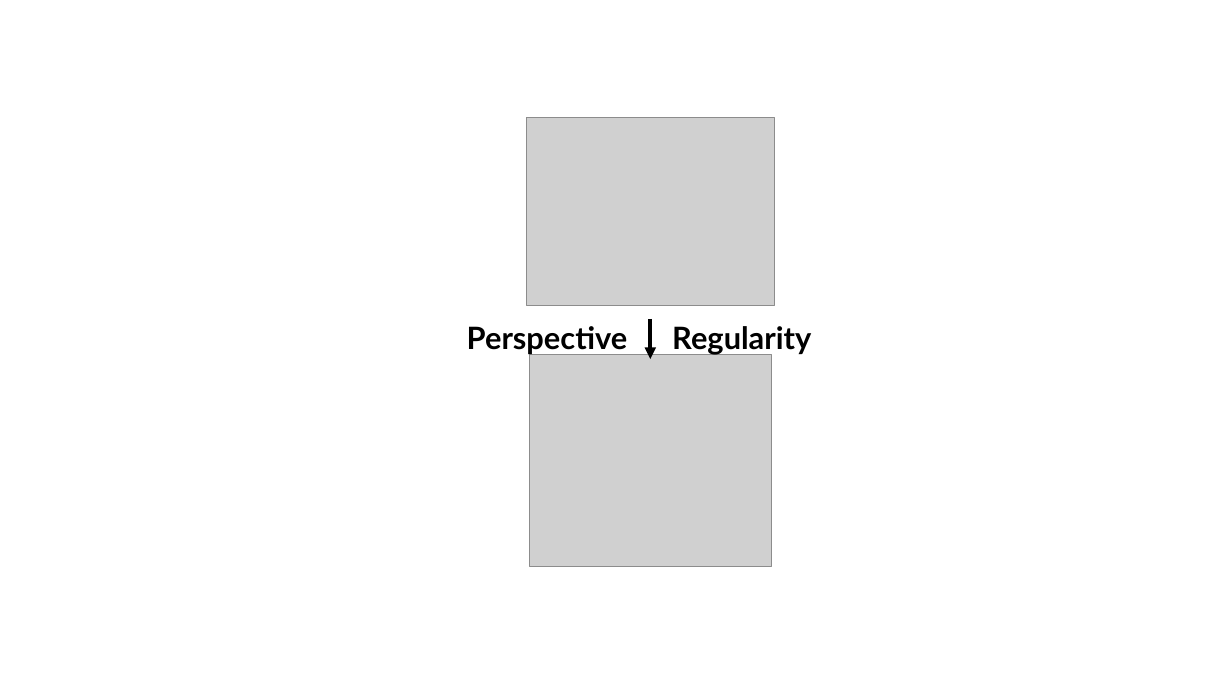
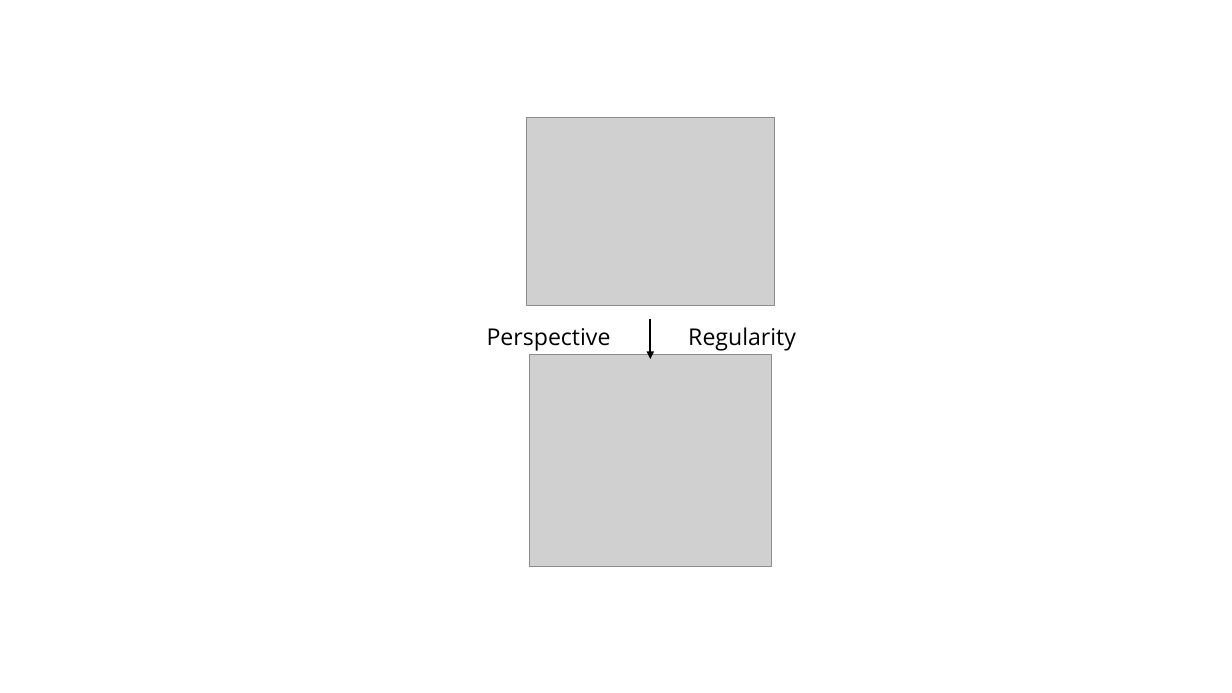
Before and after one commit to xiumingzhang/xiumingzhang.github.io, a slide deck: slide 2 of assets/p3i.pptx (slide 1 before the commit). Drawn at 1232x693 pixels with LibreOffice and Linux fonts; fonts in the diff are those of the drawing; grey boxes stand for pictures. Boxes give left, top, right and bottom in pixels: in the first picture for what was removed or moved away, otherwise in the second. Text is boxed around its words. In the diff, an @@ line names an element or a change of style, - is before the commit and + after.

```diff
--- a/assets/p3i.pptx
+++ b/assets/p3i.pptx
@@ text "Perspective Regularity": place and size @@
-text "Perspective Regularity" at [467,326,811,355]
+text "Perspective Regularity" at [487,327,796,351]
@@ text "Perspective Regularity" at [487,327,796,351]: size 24 to 18 pt, font Lato to Open Sans, bold off @@
@@ arrow (651, 319) - (651, 360): stroke #000000 3 pt to #000000 1.5 pt @@
```
Also in this commit, not shown: 1 slide added, 18 other files.
